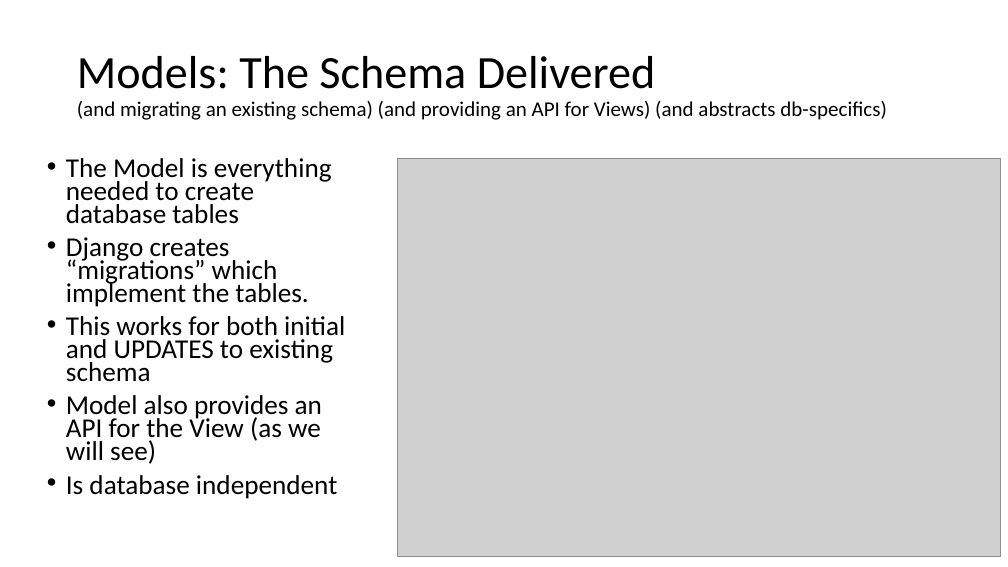
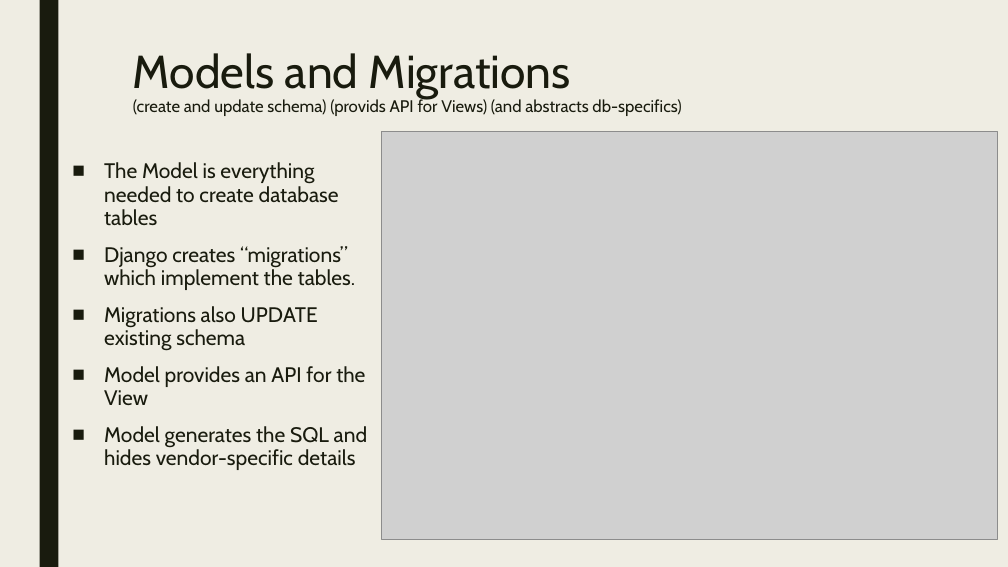
Before and after one commit to cwinsor/django_102_pluralsight, a slide deck: slide 13 of presentation.pptx. Drawn at 1008x567 pixels with LibreOffice and Linux fonts; fonts in the diff are those of the drawing; grey boxes stand for pictures. Boxes give left, top, right and bottom in pixels: in the first picture for what was removed or moved away, otherwise in the second. Text is boxed around its words. In the diff, an @@ line names an element or a change of style, - is before the commit and + after.

Commit message:
update presentation

```diff
--- a/presentation.pptx
+++ b/presentation.pptx
@@ background #FFFFFF to #EFEDE3 @@
@@ rectangle added at <box>39,0,58,567</box>, fill #191B0E @@
@@ title "Models and Migrations (create and ..." at <box>133,53,681,116</box>: vertical alignment middle to top @@
@@ title at <box>133,53,681,116</box>: text changed; size 20 to 16 pt; font Calibri to Cabin; text colour #000000 to #191B0E @@
-Models: The Schema Delivered
-(and migrating an existing schema) (and providing an API for Views) (and abstracts db-specifics)
+Models and Migrations
+(create and update schema) (provids API for Views) (and abstracts db-specifics)
@@ picture: place and size @@
-picture at <box>398,159,1000,557</box>
+picture at <box>381,132,998,539</box>
@@ text "The Model is everything needed ...": place and size @@
-text "The Model is everything needed ..." at <box>66,158,345,499</box>
+text "The Model is everything needed ..." at <box>104,162,368,470</box>
@@ text at <box>104,162,355,290</box>: size 25.9 to 20 pt, font Calibri to Cabin, text colour #000000 to #191B0E in "The Model is everything needed to create ...", "Django creates “migrations” which implement the tables."; bullet • to ■; line spacing 0.7 to 0.94; more space between paragraphs @@
@@ text at <box>104,306,368,470</box>: text changed; size 25.9 to 20 pt; font Calibri to Cabin; text colour #000000 to #191B0E @@
-• This works for both initial and UPDATES to existing schema
-• Model also provides an API for the View (as we will see)
-• Is database independent
+■ Migrations also UPDATE existing schema
+■ Model provides an API for the View
+■ Model generates the SQL and hides vendor-specific details
```
Also in this commit, not shown: 16 other slides changed, 3 slides removed.
